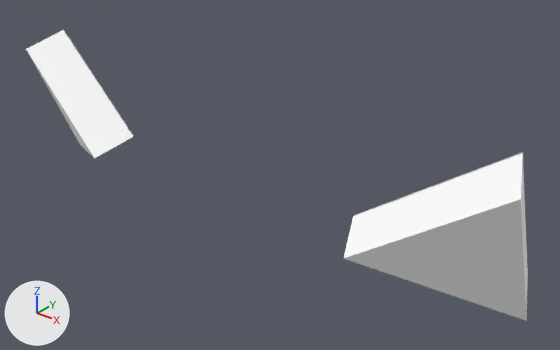
The OBJ model src/main/resources/assets/funpackcustom/models/block/beatstream_speakers.obj, before and after one commit.
Rendered twice from a 50 mm lens placed at (1.238, -1.256, 1.255), pointed at (0.552, -0.398, 0.723). The axes (+X, +Y, +Z) are drawn at lower left. The lights are the same throughout. The older version comes first. Where no turn or scale is listed for an object, it has been applied to the vertices. Vertices at exactly the same position are counted once.

In view in the first picture: 'beatstream_speakers'.
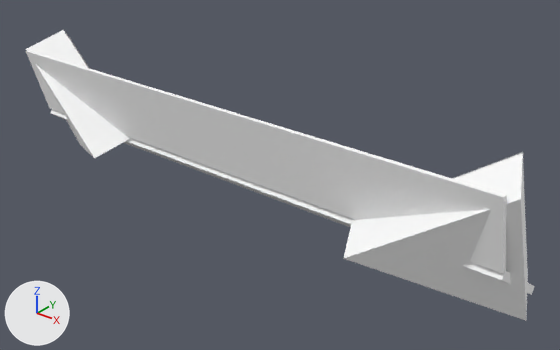
Diff of the bpy script that builds the scene:
```diff
--- a/src/main/resources/assets/funpackcustom/models/block/beatstream_speakers.obj.py
+++ b/src/main/resources/assets/funpackcustom/models/block/beatstream_speakers.obj.py
@@ me_beatstream_speakers @@
 # used by ob_beatstream_speakers; location = (0.0, 0.0, 0.0)
-me_beatstream_speakers.from_pydata(...)  # 18 vertices, 12 faces; spans x 0.035..0.965, y -0.517..-0.326, z 0.63..0.877
+me_beatstream_speakers.from_pydata(...)  # 32 vertices, 24 faces; spans x 0.035..0.965, y -0.517..-0.326, z 0.63..0.877
+# me_beatstream_speakers part 1: a new loose piece of 14 vertices spanning x 0.05..0.95, y -0.493..-0.331, z 0.637..0.851, in mat_materials_surface (its picture is missing)
 me_beatstream_speakers.materials.append(mat_materials_surface)
```

Where the change shows, as pixel boxes [x1, y1, x2, y2] in the pictures (560 x 350 px):
'beatstream_speakers', reshaped: before [26, 30, 528, 321]; after [26, 30, 535, 321]
part 1 of me_beatstream_speakers, added: after [26, 50, 535, 295]
